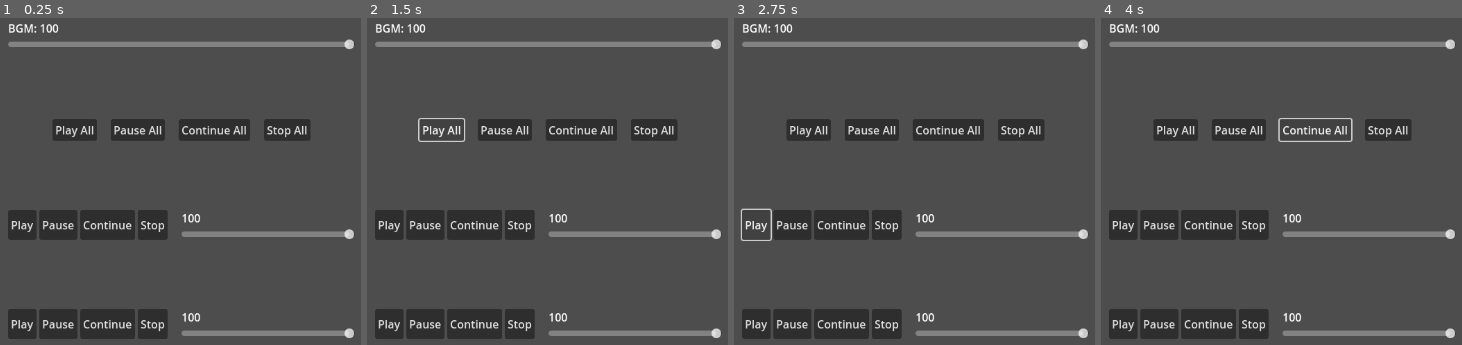
Above: before the commit, frames 1-4 (left to right).
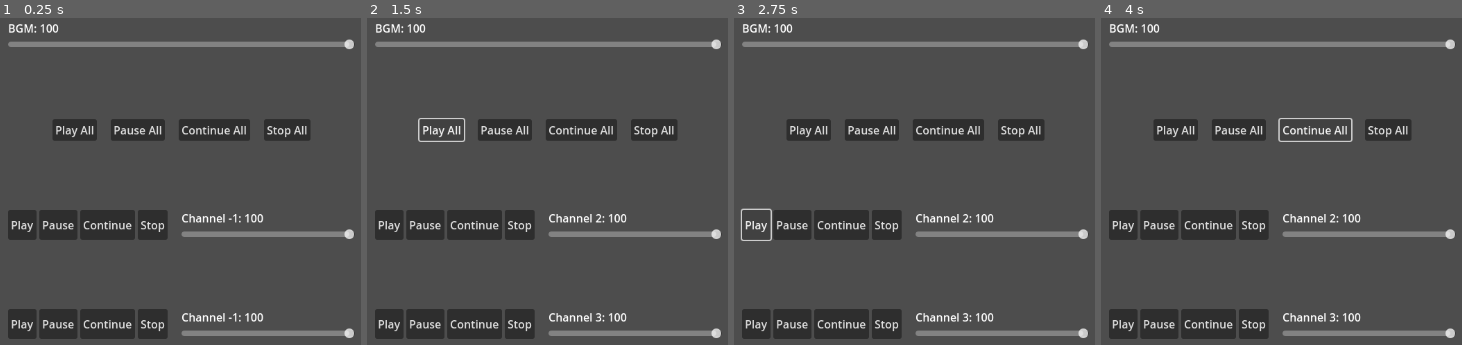
Above: after the commit, the same moments.

Repository: mylee2662/AudioManager
Game: Godot game, scene res://Demos/multitrack_music_demo.tscn
Two runs of this game, one before a commit and one after it. Both use one fixed random seed, a clock stepped at 60 frames per second and the inputs below. The project has no main scene, so this scene is started directly.
Inputs:
- Up to frame 1 (0.25 s): no input
- Up to frame 2 (1.5 s): click "Play All" at 0.5 s; click "Play All" at 1.25 s
- Up to frame 3 (2.75 s): click "Play" at 2 s
- Up to frame 4 (4 s): click "Play" at 2.75 s; click "Continue All" at 3.5 s

The runs differ from the first frame. In frame 1, 0.6% of the frame differs, in the area x 50-73%, y 59-93%; in frame 2, 0.6%; in frame 3, 0.6%; in frame 4, 0.6%.

Commit message:
Automatically assigning channel numbers when not specified in play and play all

Diff:
--- a/AudioManager.gd
+++ b/AudioManager.gd
@@ -103,34 +103,53 @@
 	var queue_pos: int = sfx_queue.find(stream)
 	sfx_queue.remove_at(queue_pos)
 
-func play(sound: AudioStream, bus_type: BUS_TYPE, channel: int):
-	match bus_type:
-		BUS_TYPE.UI:
-			if(channel >= ui_num_players or channel < 0):
-				push_error("AudioManager: Invalid channel number")
+func play(sound: AudioStream, bus_type: BUS_TYPE, channel: int = -1, volume: int = 100) -> int:
+	match bus_type:
+		BUS_TYPE.UI:
+			if(channel == -1):
+				channel = get_available_channel(bus_type)
+			elif(channel >= ui_num_players or channel < 0):
+				push_error("AudioManager: Invalid channel number")
+
+			set_channel_volume(bus_type, channel, volume)
 
 			ui_queue.append(ui_channels[channel])
 			ui_channels[channel].stream = sound
 			ui_channels[channel].play()
 			ui_dict[channel] = sound
-		BUS_TYPE.BGM:
-			if(channel >= bgm_num_players or channel < 0):
-				push_error("AudioManager: Invalid channel number")
+
+			return channel
+		BUS_TYPE.BGM:
+			if(channel == -1):
+				channel = get_available_channel(bus_type)
+			elif(channel >= bgm_num_players or channel < 0):
+				push_error("AudioManager: Invalid channel number")
+
+			set_channel_volume(bus_type, channel, volume)
 
 			bgm_queue.append(bgm_channels[channel])
 			bgm_channels[channel].stream = sound
 			bgm_channels[channel].play()
 			bgm_dict[channel] = sound
-		BUS_TYPE.SFX:
-			if(channel >= sfx_num_players or channel < 0):
-				push_error("AudioManager: Invalid channel number")
+
+			return channel
+		BUS_TYPE.SFX:
+			if(channel == -1):
+				channel = get_available_channel(bus_type)
+			elif(channel >= sfx_num_players or channel < 0):
+				push_error("AudioManager: Invalid channel number")
+
+			set_channel_volume(bus_type, channel, volume)
 
 			sfx_queue.append(sfx_channels[channel])
 			sfx_channels[channel].stream = sound
 			sfx_channels[channel].play()
 			sfx_dict[channel] = sound
-		_:
-			push_error("AudioManager: " + str(bus_type) + " not a valid bus index")
+
+			return channel
+		_:
+			push_error("AudioManager: " + str(bus_type) + " not a valid bus index")
+			return -1
 
 
 func stop(bus_type: BUS_TYPE, channel: int):
@@ -287,7 +306,6 @@
 		BUS_TYPE.BGM:
 			var free_channel = bgm_dict.find_key(null)
 			if(free_channel == null):
-				print("AC: " + str(free_channel))
 				return get_oldest_used_channel(bus_type)
 			return bgm_dict.find_key(null)
 		BUS_TYPE.SFX:
@@ -426,28 +444,37 @@
 		_:
 			push_error("AudioManager: " + str(bus_type) + " not a valid bus index")
 
-func play_all_tracks(sounds: Array[AudioStream], bus_type: BUS_TYPE):
+func play_all_tracks(sounds: Array[AudioStream], bus_type: BUS_TYPE, volume: int = 100) -> Dictionary:
+	var stream_to_channel: Dictionary = {}
+
 	match bus_type:
 		BUS_TYPE.UI:
 			if(sounds.size() > ui_num_players):
 				push_error("AudioManager: Number of audio players exceeded")
 
 			for sound in sounds:
-				var available_channel: int = get_available_channel(bus_type)
-				play(sound, bus_type, available_channel)
+				var available_channel: int = play(sound, bus_type, -1, volume)
+				stream_to_channel[sound] = available_channel
+
+			return stream_to_channel
 		BUS_TYPE.BGM:
 			if(sounds.size() > bgm_num_players):
 				push_error("AudioManager: Number of audio players exceeded")
 
 			for sound in sounds:
-				var available_channel: int = get_available_channel(bus_type)
-				play(sound, bus_type, available_channel)
+				var available_channel: int = play(sound, bus_type, -1, volume)
+				stream_to_channel[sound] = available_channel
+
+			return stream_to_channel
 		BUS_TYPE.SFX:
 			if(sounds.size() > sfx_num_players):
 				push_error("AudioManager: Number of audio players exceeded")
 
 			for sound in sounds:
-				var available_channel: int = get_available_channel(bus_type)
-				play(sound, bus_type, available_channel)
-		_:
-			push_error("AudioManager: " + str(bus_type) + " not a valid bus index")
+				var available_channel: int = play(sound, bus_type, -1, volume)
+				stream_to_channel[sound] = available_channel
+
+			return stream_to_channel
+		_:
+			push_error("AudioManager: " + str(bus_type) + " not a valid bus index")
+			return stream_to_channel
--- a/Scripts/multitrack_music_demo.gd
+++ b/Scripts/multitrack_music_demo.gd
@@ -7,7 +7,7 @@
 
 @export var bgm_label: Label
 
-var track_controllers: Array[MultiTrackTrack]
+var track_to_controller: Dictionary
 
 # Called when the node enters the scene tree for the first time.
 func _ready() -> void:
@@ -15,9 +15,9 @@
 		print(i)
 		var new_track: MultiTrackTrack = track_scene.instantiate()
 		new_track.track = tracks[i]
-		new_track.channel = i
+		#new_track.channel = i
 		menu_container.add_child(new_track)
-		track_controllers.append(new_track)
+		track_to_controller[tracks[i]] = new_track
 
 	bgm_label.text = "BGM: " + str(roundi(AudioManager.get_bus_volume(AudioManager.BUS_TYPE.BGM)))
 
@@ -28,8 +28,11 @@
 
 
 func _on_play_all_pressed() -> void:
-	AudioManager.play_all_tracks(tracks, AudioManager.BUS_TYPE.BGM)
+	var tracks_to_channel: Dictionary = AudioManager.play_all_tracks(tracks, AudioManager.BUS_TYPE.BGM)
 
+	for track in tracks_to_channel.keys():
+		var curr_track_scene: MultiTrackTrack = track_to_controller[track]
+		curr_track_scene.channel = tracks_to_channel[track]
 
 func _on_pause_all_pressed() -> void:
 	AudioManager.pause_all_channels(AudioManager.BUS_TYPE.BGM)
--- a/Scripts/multitrack_track.gd
+++ b/Scripts/multitrack_track.gd
@@ -4,25 +4,24 @@
 @onready var label: Label = $Container3/Label
 
 var track: AudioStream
-var channel: int
+var channel: int = -1
 
 # Called when the node enters the scene tree for the first time.
 func _ready() -> void:
-	label.text = str(roundi(AudioManager.get_channel_volume(AudioManager.BUS_TYPE.BGM, channel)))
+	label.text = "Channel " + str(channel) + ": " + str(roundi(AudioManager.get_channel_volume(AudioManager.BUS_TYPE.BGM, channel)))
 
 
 # Called every frame. 'delta' is the elapsed time since the previous frame.
 func _process(delta: float) -> void:
-	pass
+	label.text = "Channel " + str(channel) + ": " + str(roundi(AudioManager.get_channel_volume(AudioManager.BUS_TYPE.BGM, channel)))
 
 
 func _on_volume_value_changed(value: float) -> void:
-	label.text = str(roundi(AudioManager.get_channel_volume(AudioManager.BUS_TYPE.BGM, channel)))
 	AudioManager.set_channel_volume(AudioManager.BUS_TYPE.BGM, channel, value)
 
 
 func _on_play_track_pressed() -> void:
-	AudioManager.play(track, AudioManager.BUS_TYPE.BGM, channel)
+	channel = AudioManager.play(track, AudioManager.BUS_TYPE.BGM, channel)
 
 
 func _on_pause_track_pressed() -> void:
